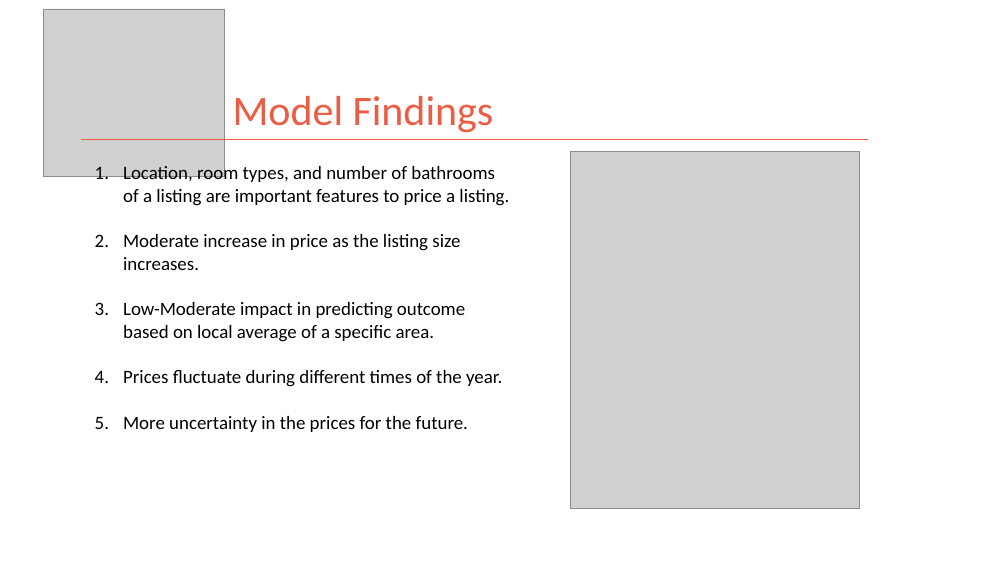
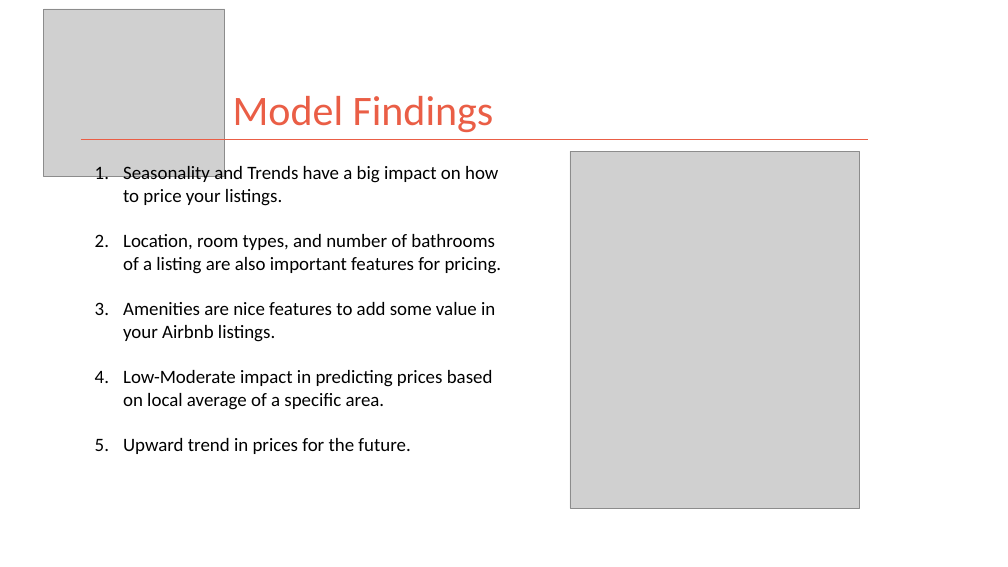
Before and after one commit to kman4/AirbnbPredictions, a slide deck: slide 8 of Airbnb Price Predictions (Model).pptx. Drawn at 1008x567 pixels with LibreOffice and Linux fonts; fonts in the diff are those of the drawing; grey boxes stand for pictures. Boxes give left, top, right and bottom in pixels: in the first picture for what was removed or moved away, otherwise in the second. Text is boxed around its words. In the diff, an @@ line names an element or a change of style, - is before the commit and + after.

```diff
--- a/Airbnb Price Predictions (Model).pptx
+++ b/Airbnb Price Predictions (Model).pptx
@@ text at bbox=[123, 164, 502, 454]: text changed @@
-1. Location, room types, and number of bathrooms of a listing are important features to price a listing.
-2. Moderate increase in price as the listing size increases.
-3. Low-Moderate impact in predicting outcome based on local average of a specific area.
-4. Prices fluctuate during different times of the year.
-5. More uncertainty in the prices for the future.
+1. Seasonality and Trends have a big impact on how to price your listings.
+2. Location, room types, and number of bathrooms of a listing are also important features for pricing.
+3. Amenities are nice features to add some value in your Airbnb listings.
+4. Low-Moderate impact in predicting prices based on local average of a specific area.
+5. Upward trend in prices for the future.
```
Also in this commit, not shown: 7 other slides changed.
